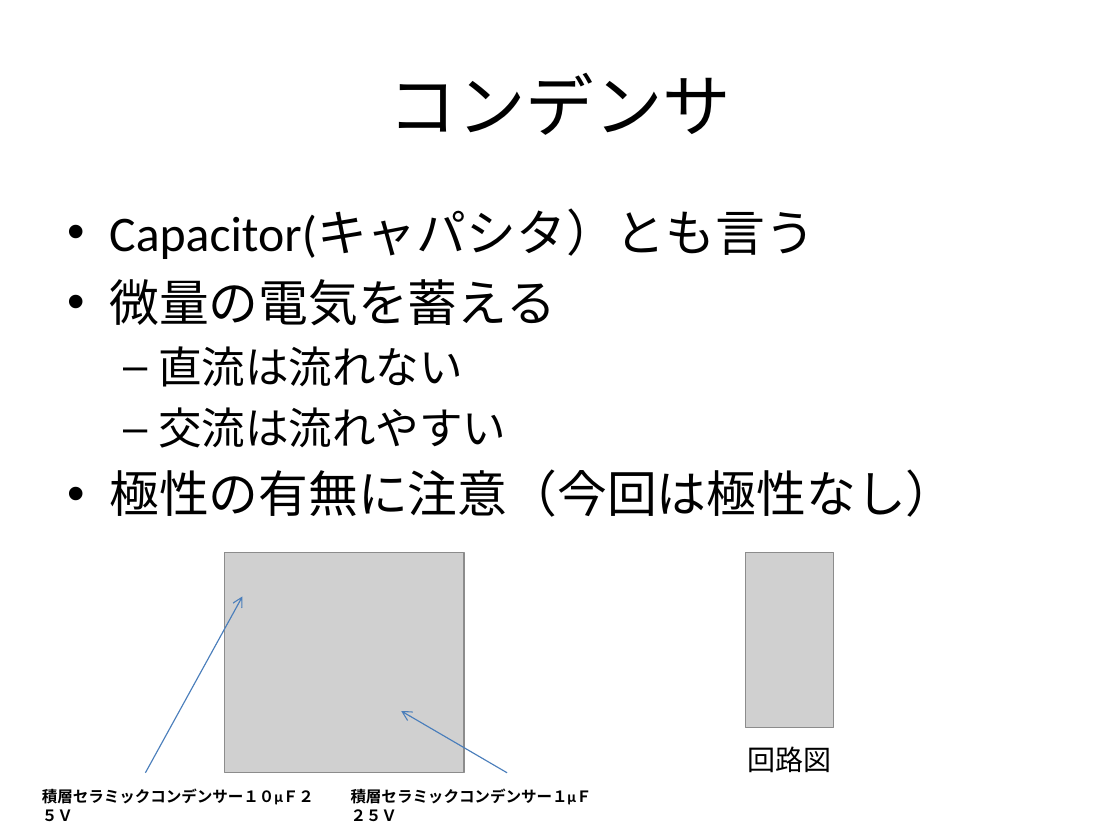
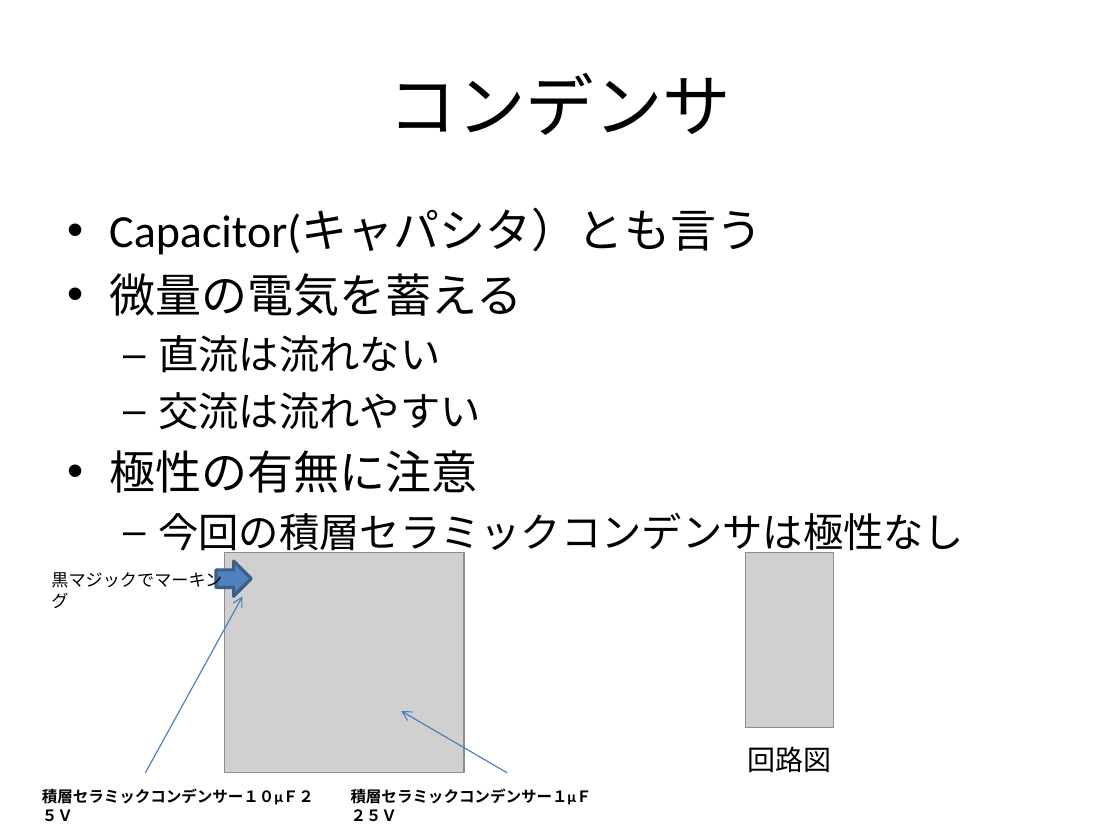
Before and after one commit to magoroku15/OpenAccessoryDemo, a slide deck: slide 10 of Doc/poorman's adk.pptx (slide 11 before the commit). Drawn at 1120x840 pixels with LibreOffice and Linux fonts; fonts in the diff are those of the drawing; grey boxes stand for pictures. Boxes give left, top, right and bottom in pixels: in the first picture for what was removed or moved away, otherwise in the second. Text is boxed around its words. In the diff, an @@ line names an element or a change of style, - is before the commit and + after.

```diff
--- a/Doc/poorman's adk.pptx
+++ b/Doc/poorman's adk.pptx
@@ text at [109,209,762,430]: size 32 to 29.6 pt in "Capacitor(キャパシタ）とも言う", "微量の電気を蓄える"; size 28 to 25.9 pt in "直流は流れない", "交流は流れやすい" @@
@@ text at [109,450,964,557]: text changed; size 32 to 25.9 pt @@
-• 極性の有無に注意（今回は極性なし）
+• 極性の有無に注意
+  – 今回の積層セラミックコンデンサは極性なし
@@ text added at [51,569,222,608], 11 pt, text #000000 @@
+黒マジックでマーキング
@@ right arrow added at [216,561,251,596], fill #4F81BD, outline #3A5F8C 2 pt @@
```
Also in this commit, not shown: 7 other slides changed, 4 slides added, 1 slide removed.
